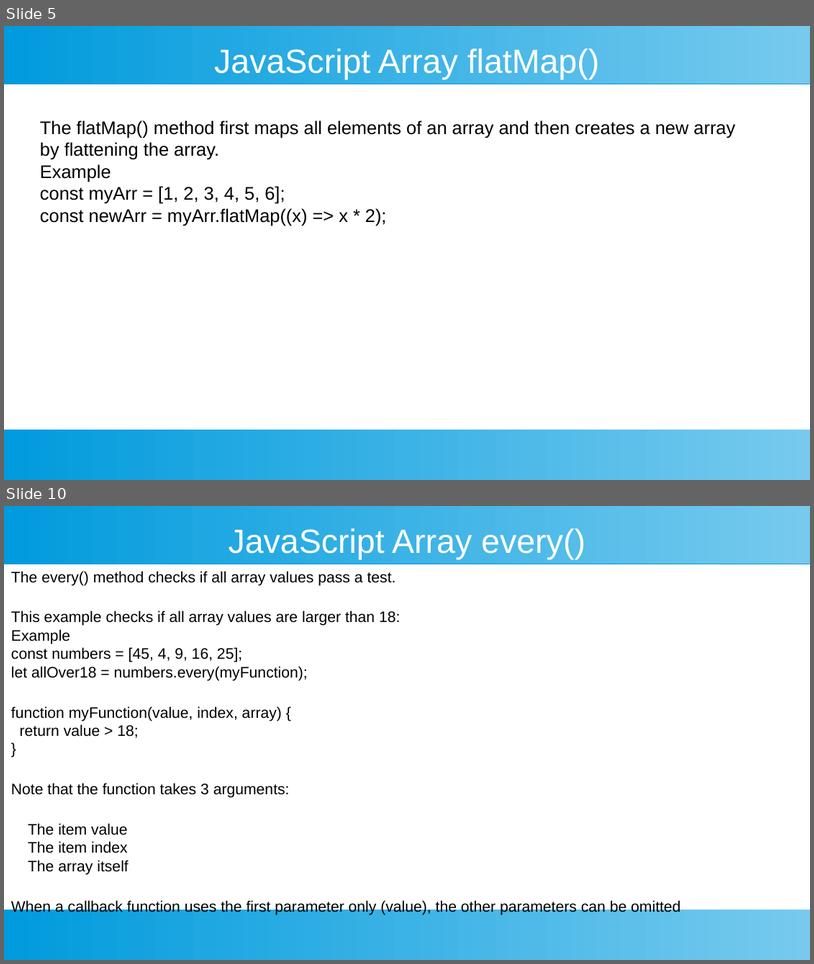
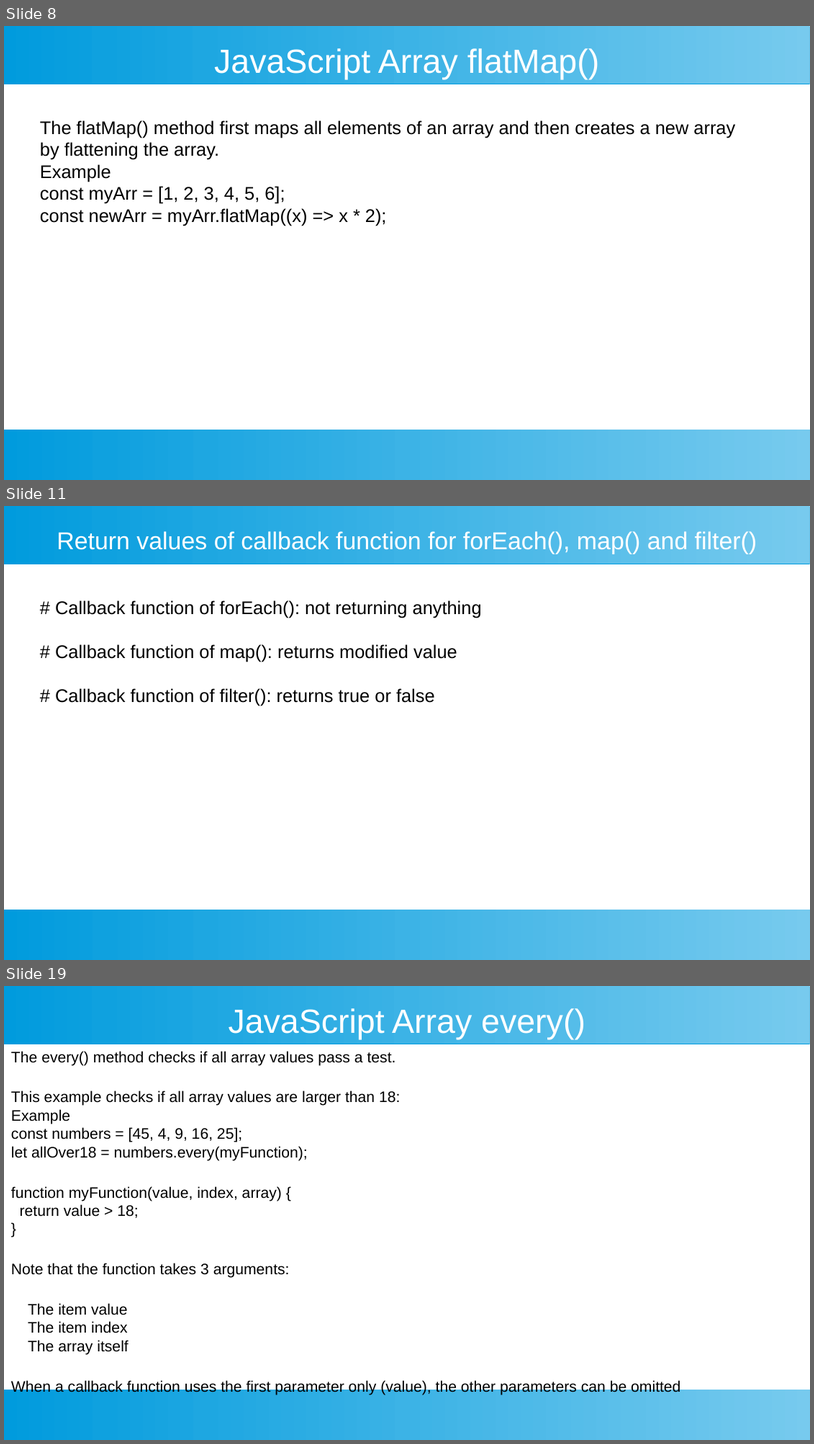
Before and after one commit to ashishjain1547/public_lessons_in_javascript, a slide deck: 7_Arrays in Detail/4 - array iteration.odp. Shown one above the other, each under a label of ours: slides 5 and 10 before the commit, slides 8, 11 and 19 after it; the slides between them are not shown. The pictures are 814x964 and 814x1444 pixels, drawn with LibreOffice and Linux fonts; fonts in the diff are those of the drawing. Boxes give left, top, right and bottom in pixels: in the first picture for what was removed or moved away, otherwise in the second. Text is boxed around its words. In the diff, an @@ line names an element or a change of style, - is before the commit and + after.

```diff
--- a/7_Arrays in Detail/4 - array iteration.odp
+++ b/7_Arrays in Detail/4 - array iteration.odp
@@ slide 11 added at (4, 506, 810, 960), background #FFFFFF; not listed: 2 template elements that a slide beside it also shows @@
@@ title added at (57, 531, 757, 554), 24 pt, text #FFFFFF @@
+Return values of callback function for forEach(), map() and filter()
@@ text added at (55, 600, 482, 705), 18 pt, text #000000 @@
+# Callback function of forEach(): not returning anything
+# Callback function of map(): returns modified value
+# Callback function of filter(): returns true or false
@@ what was slide 5 is now slide 8 @@
@@ what was slide 10 is now slide 19 @@
```
Also in this commit, not shown: 10 slides changed, 9 other slides added, 6 other files.
